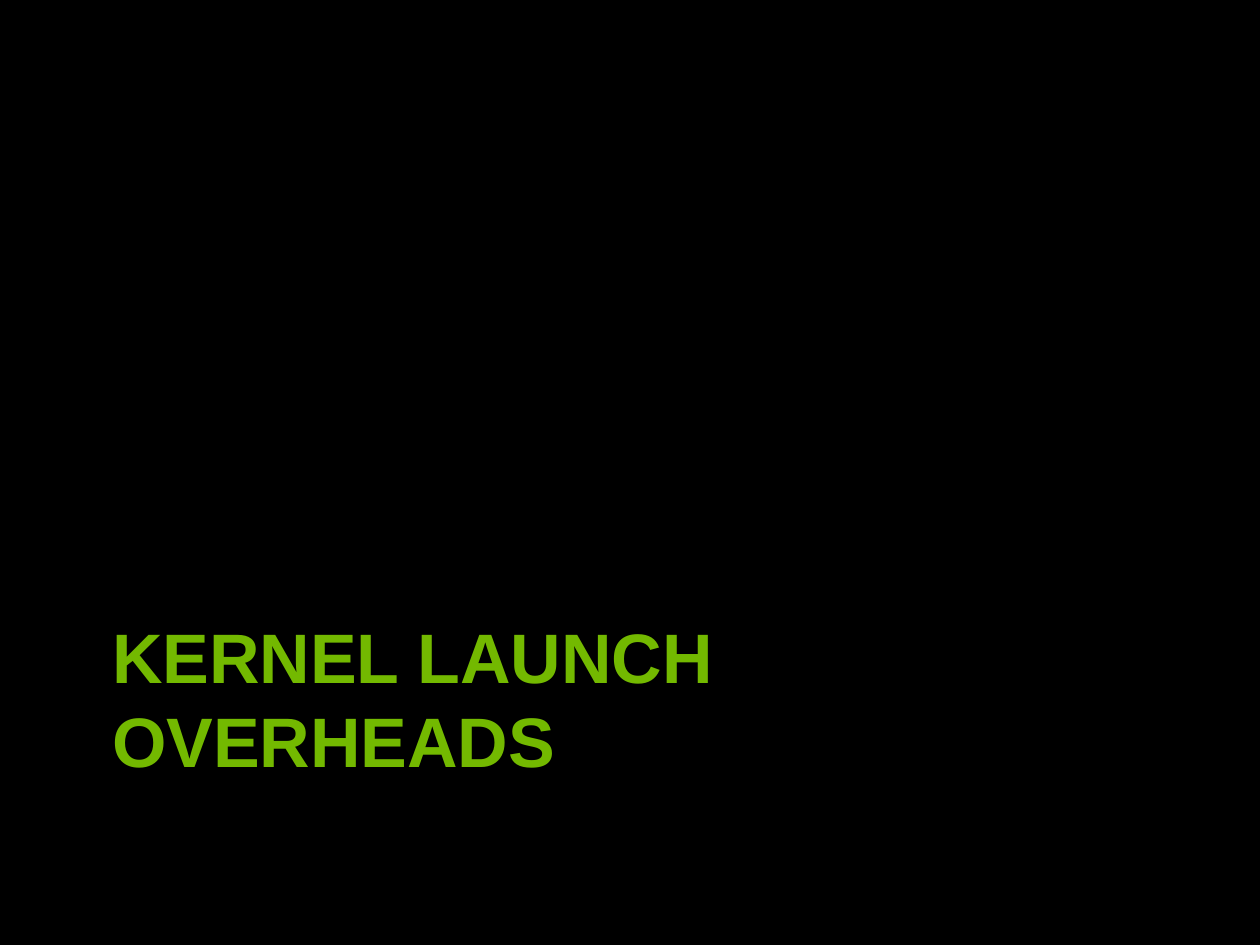
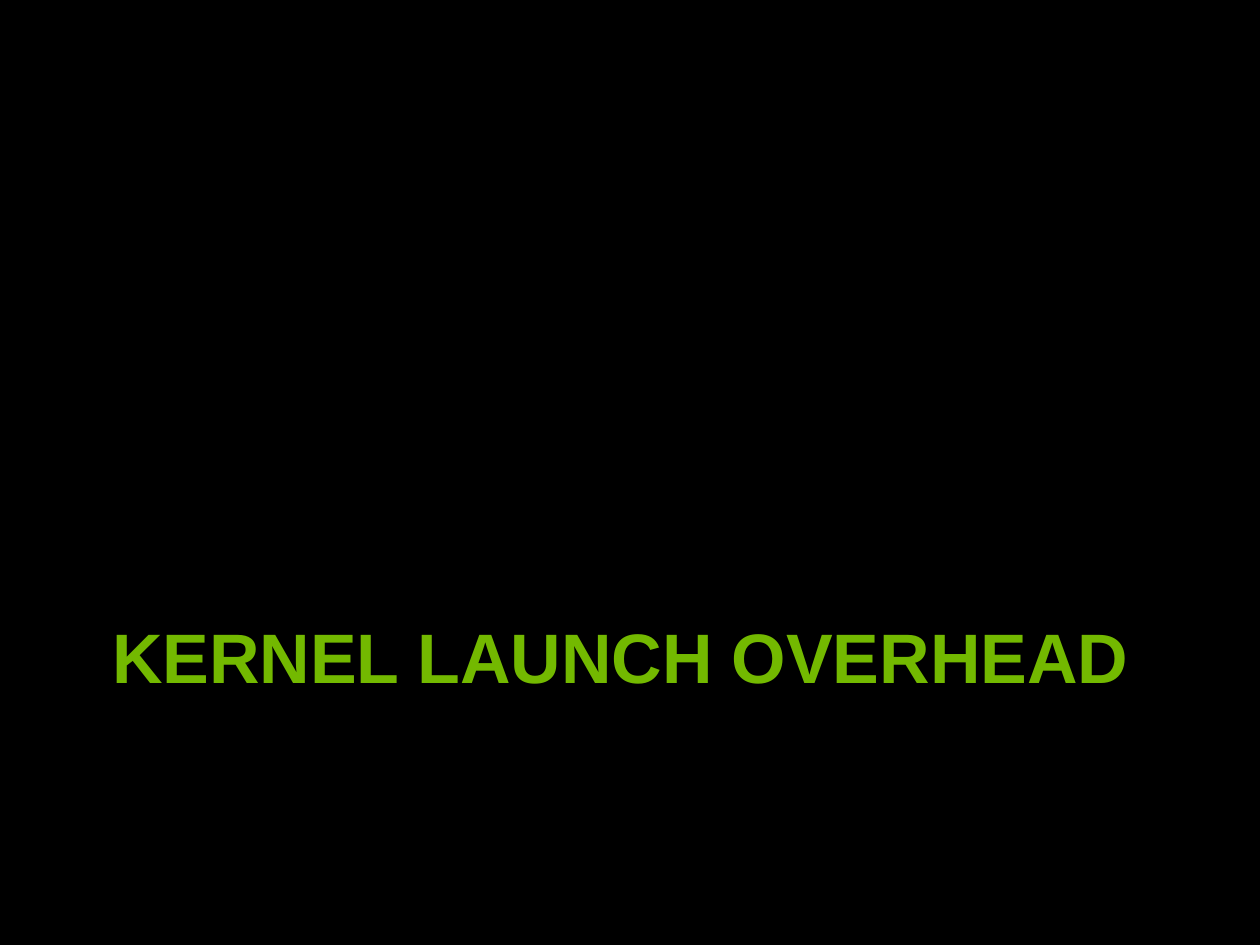
Before and after one commit to leofang/stanford-cs193g-sp2010, a slide deck: slide 41 of trunk/lectures/lecture_5/performance_considerations.ppt. Drawn at 1260x945 pixels with LibreOffice and Linux fonts; fonts in the diff are those of the drawing. Boxes give left, top, right and bottom in pixels: in the first picture for what was removed or moved away, otherwise in the second. Text is boxed around its words. In the diff, an @@ line names an element or a change of style, - is before the commit and + after.

```diff
--- a/trunk/lectures/lecture_5/performance_considerations.ppt
+++ b/trunk/lectures/lecture_5/performance_considerations.ppt
@@ title at bbox=[112, 634, 1128, 684]: text changed @@
-KERNEL LAUNCH OVERHEADS
+KERNEL LAUNCH OVERHEAD
```
Also in this commit, not shown: 22 other slides changed, 1 other file.
